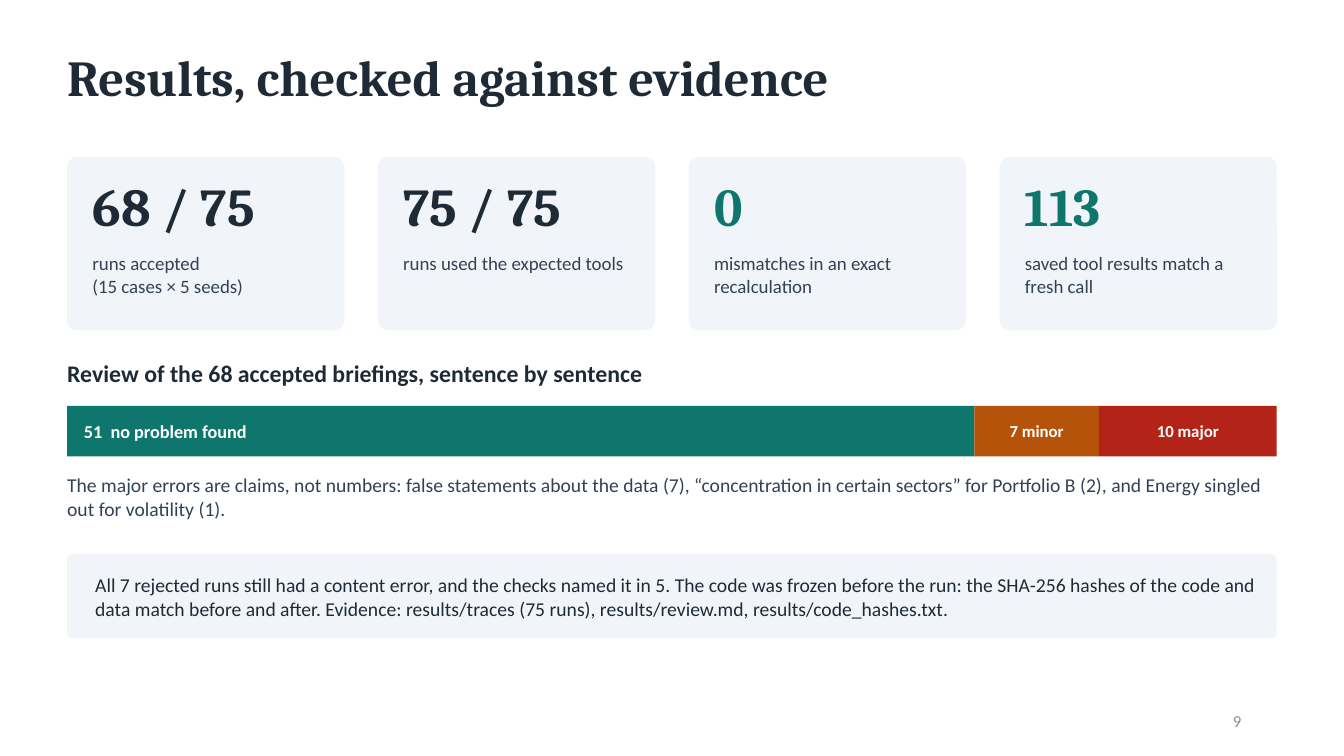
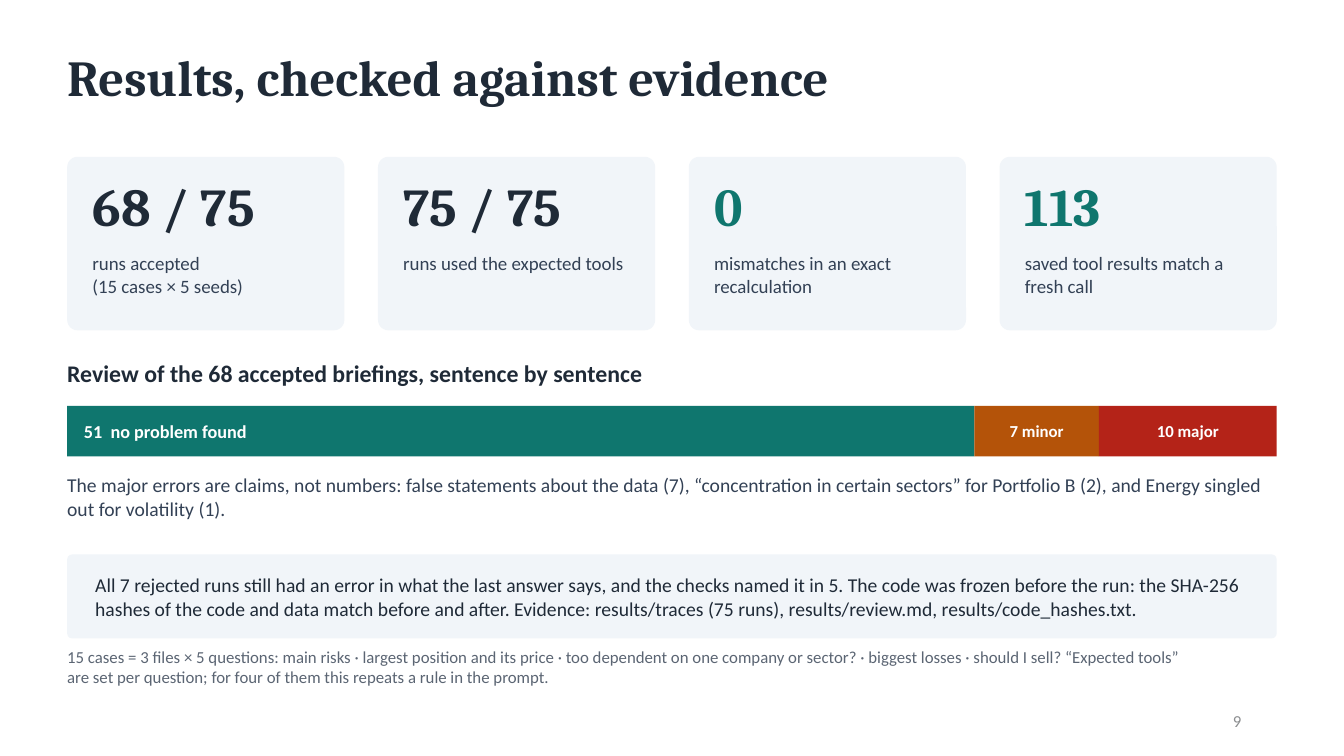
Before and after one commit to arthuraetheling/financial-risk-briefing-agent, a slide deck: slide 9 of docs/Financial_Risk_Briefing_Agent_Presentation.pptx. Drawn at 1344x756 pixels with LibreOffice and Linux fonts; fonts in the diff are those of the drawing. Boxes give left, top, right and bottom in pixels: in the first picture for what was removed or moved away, otherwise in the second. Text is boxed around its words. In the diff, an @@ line names an element or a change of style, - is before the commit and + after.

Commit message:
Correct the slides and the project document, add a replay script
Slides and project document:
- Sell question: none of the 15 first answers declined; 11 were sent back for
  that and 4 for their format first. All 15 accepted answers decline.
- "418 items in the tool results" instead of "418 tool results".
- The Portfolio B example is labeled seed 44, with its record (the only one of
  five B runs without an error).
- Tool choice is no longer counted as evidence: Q1 to Q4 follow a rule in the
  prompt, and Q5 changed between evaluation runs.
- The five questions behind the 15 cases, and short definitions of the terms.
- The run-it-yourself commands include --label and the replay script.

tools/show_run.py prints a saved run step by step, as a live run does,
without calling the model.

README and document: run_demo.py --out my_run, so a rerun does not replace
the reported results.

```diff
--- a/docs/Financial_Risk_Briefing_Agent_Presentation.pptx
+++ b/docs/Financial_Risk_Briefing_Agent_Presentation.pptx
@@ text at bbox=[95, 578, 1239, 619]: text changed @@
-All 7 rejected runs still had a content error, and the checks named it in 5. The code was frozen before the run: the SHA-256 hashes of the code and data match before and after. Evidence: results/traces (75 runs), results/review.md, results/code_hashes.txt.
+All 7 rejected runs still had an error in what the last answer says, and the checks named it in 5. The code was frozen before the run: the SHA-256 hashes of the code and data match before and after. Evidence: results/traces (75 runs), results/review.md, results/code_hashes.txt.
@@ text added at bbox=[67, 651, 1179, 686], 12 pt, text #5B6573 @@
+15 cases = 3 files × 5 questions: main risks · largest position and its price · too dependent on one company or sector? · biggest losses · should I sell? “Expected tools” are set per question; for four of them this repeats a rule in the prompt.
```
Also in this commit, not shown: 5 other slides changed, 4 other files.
